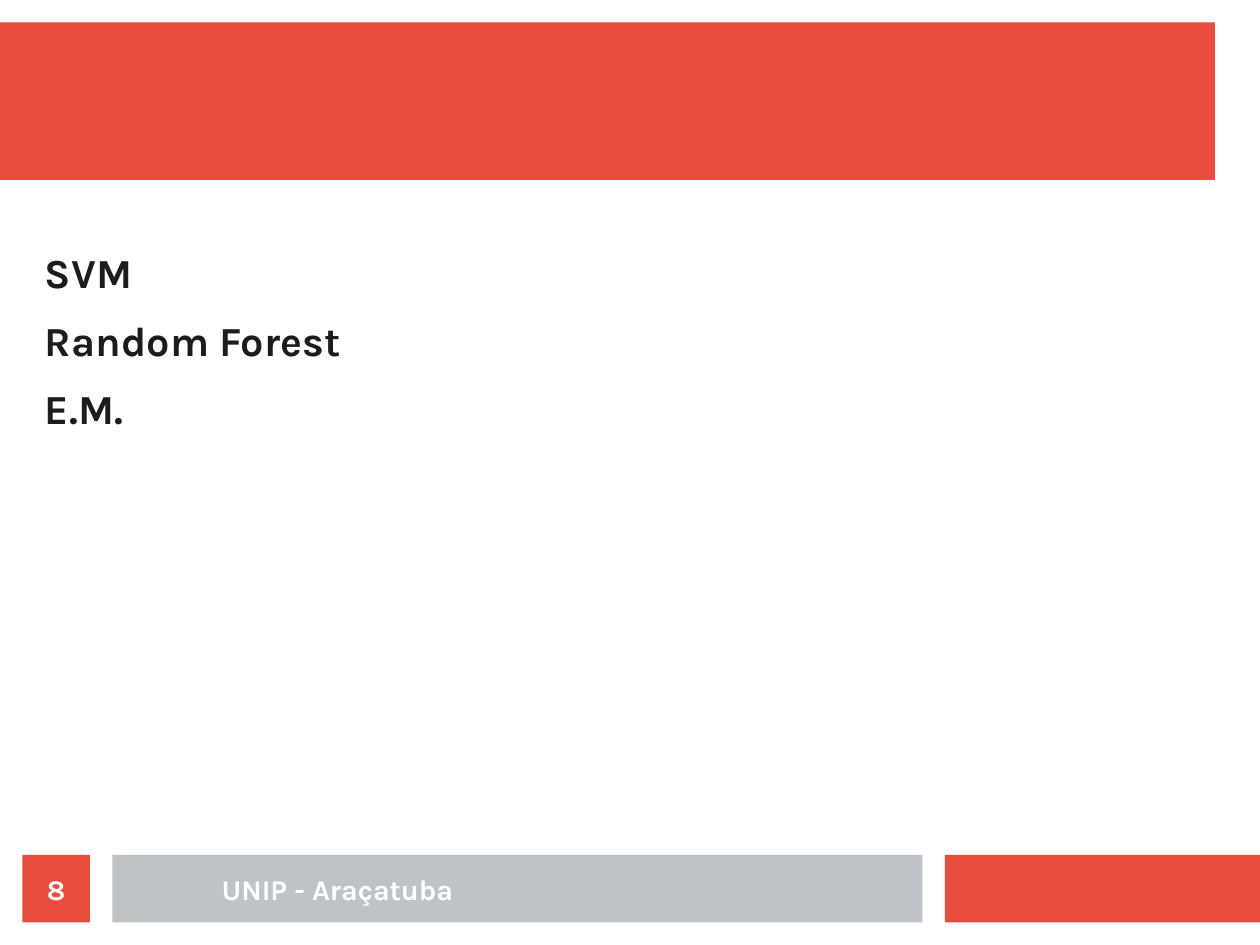
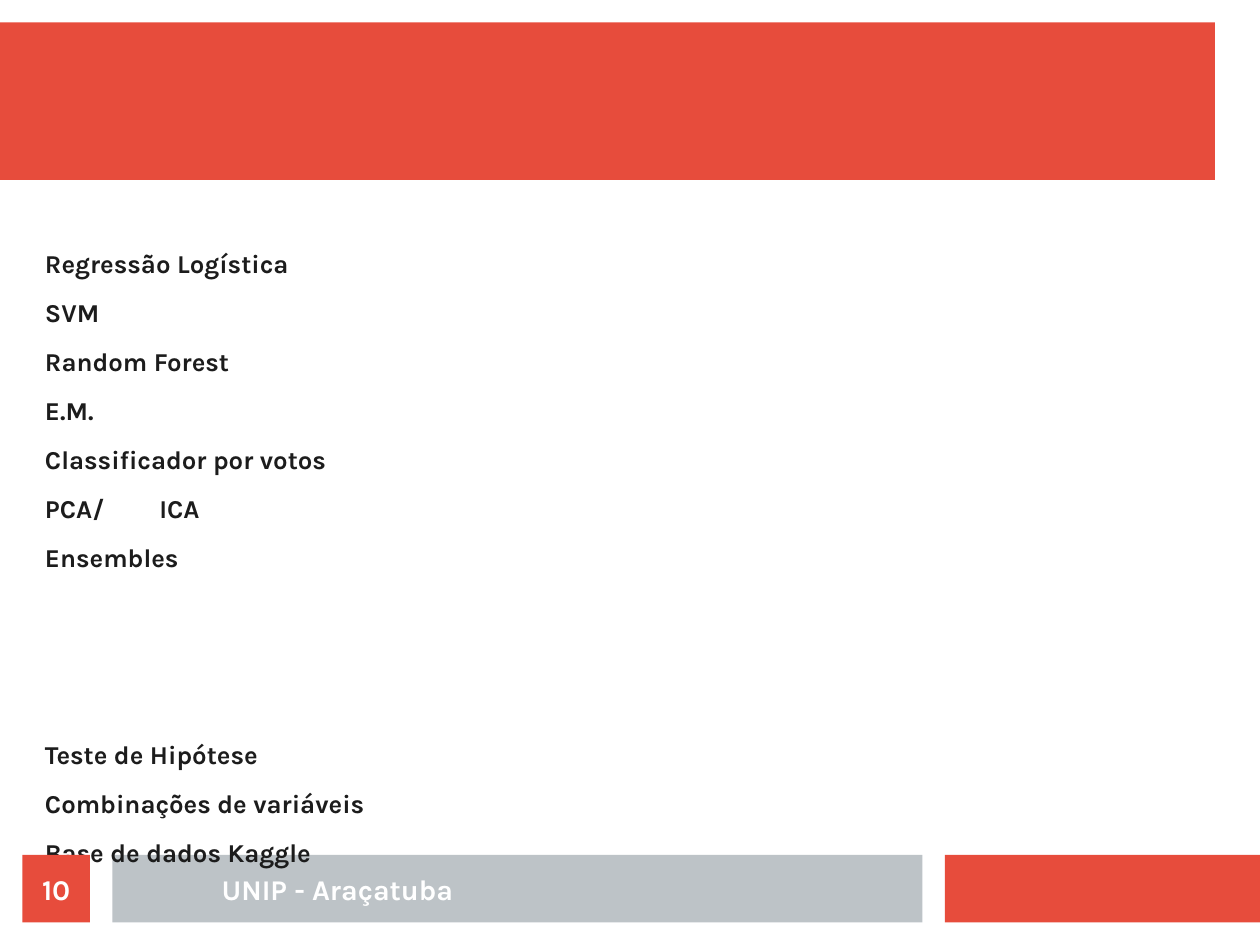
Before and after one commit to rafaelstojoao/pos-unip, a slide deck: slide 10 of [2020][modulo][Machine_Learning]/[aula]03[outrosAlgoritmos].odp (slide 8 before the commit). Drawn at 1260x945 pixels with LibreOffice and Linux fonts; fonts in the diff are those of the drawing. Boxes give left, top, right and bottom in pixels: in the first picture for what was removed or moved away, otherwise in the second. Text is boxed around its words. In the diff, an @@ line names an element or a change of style, - is before the commit and + after.

```diff
--- a/[2020][modulo][Machine_Learning]/[aula]03[outrosAlgoritmos].odp
+++ b/[2020][modulo][Machine_Learning]/[aula]03[outrosAlgoritmos].odp
@@ text at [45, 253, 288, 280]: paragraph added @@
+Regressão Logística
@@ text at [45, 305, 229, 421]: size 26 to 16.2 pt in "SVM", "Random Forest", "E.M." @@
@@ text at [45, 450, 364, 869]: paragraphs added @@
+Classificador por votos
+PCA/ ICA
+Ensembles
+Teste de Hipótese
+Combinações de variáveis
+Base de dados Kaggle
@@ page number at [42, 881, 70, 901]: text changed @@
-8
+10
```
Also in this commit, not shown: 2 slides added, 17 other files.
